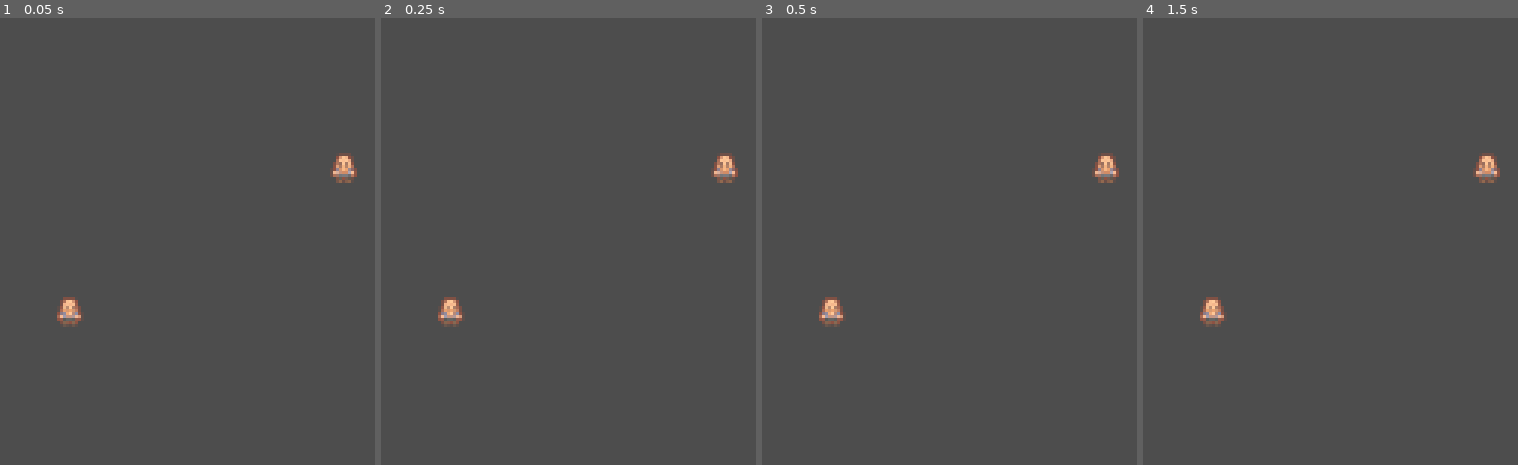
Above: before the commit, frames 1-4 (left to right).
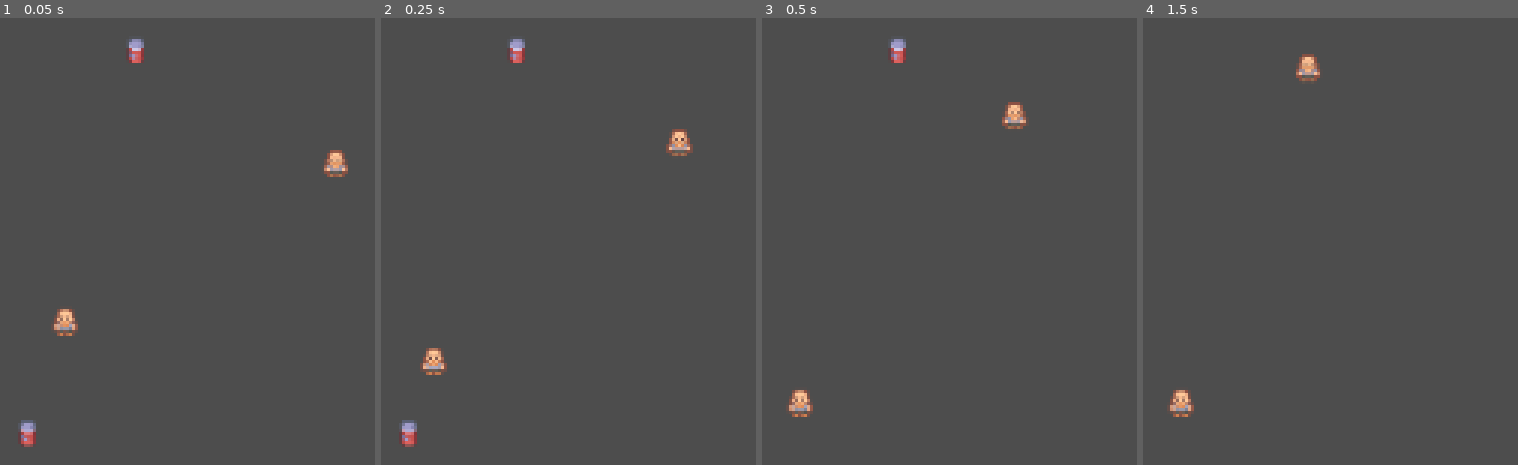
Above: after the commit, the same moments.

Repository: rundoom/Upraiser
Game: Godot game, scene res://world/world.tscn
The game is run twice, just before and just after one commit, with the same random seed, the same clock (stepped at 60 frames per second) and the same inputs.
Inputs:
- Up to frame 1 (0.05 s): no input
- Up to frame 2 (0.25 s): no input
- Up to frame 3 (0.5 s): no input
- Up to frame 4 (1.5 s): tap Enter at 1.25 s

The runs differ from the first frame. In frame 1, 1.4% of the frame differs, in the area x 5-96%, y 4-96%; in frame 2, 1.7%; in frame 3, 1.5%; in frame 4, 1.3%.

Commit message:
Food dissolve

Diff:
--- a/creature/npc/npc.gd
+++ b/creature/npc/npc.gd
@@ -2,15 +2,54 @@
 class_name NPC
 
 
-@export var SPEED := 300
+@export var SPEED := 100
 
 @export var MAX_ENERGY := 300
 @export var energy := MAX_ENERGY
 @export var energy_consume_idle := 1
 
-@export var MAX_FOOD := 300
-@export var food := MAX_FOOD
+@export var MAX_FOOD := 30
+@export var food :Array[Food] = []
+
+@onready var space_state = get_world_2d().direct_space_state
+
+var move_to: Node2D
+
+
+func _physics_process(delta: float) -> void:
+	move_and_slide()
 
 
 func energy_consume() -> void:
 	energy -= energy_consume_idle
+	for it in food:
+		it.volume -= it.dissolve_tick
+		if it.volume <= 0:
+			food.erase(it)
+			it.queue_free()
+		energy += it.dissolve_rate * it.dissolve_tick
+
+
+
+func check_needs() -> void:
+#	if food < MAX_FOOD / 2:
+		var parameters = PhysicsShapeQueryParameters2D.new()
+		parameters.shape = $Detector/CollisionShape2D.shape
+		parameters.transform = Transform2D(0, global_position)
+		parameters.collision_mask = 2
+
+		var intersects = space_state.intersect_shape(parameters)
+
+		move_to = null
+
+		for food_target in intersects.filter(func(it): return it.collider.is_in_group("edable")):
+			if move_to == null or global_position.distance_to(food_target.collider.global_position) < global_position.distance_to(move_to.global_position):
+				move_to = food_target.collider
+				velocity = global_position.direction_to(food_target.collider.global_position) * SPEED
+
+
+func _on_picker_body_entered(body: Node2D) -> void:
+	if body == move_to:
+		food.append(body)
+		body.get_parent().remove_child(body)
+		velocity = Vector2.ZERO
--- a/creature/npc/npc.tscn
+++ b/creature/npc/npc.tscn
@@ -117,6 +117,11 @@
 "speed": 5.0
 }]
 
+[sub_resource type="CircleShape2D" id="CircleShape2D_xxuf8"]
+radius = 292.062
+
+[sub_resource type="CircleShape2D" id="CircleShape2D_i6oj1"]
+
 [node name="NPC" type="CharacterBody2D" groups=["$energy_consume"]]
 motion_mode = 1
 script = ExtResource("1_im2i3")
@@ -129,4 +134,20 @@
 position = Vector2(0, -1)
 sprite_frames = SubResource("SpriteFrames_d8fct")
 animation = &"down_m"
-frame_progress = 0.151941
+
+[node name="Detector" type="Area2D" parent="."]
+
+[node name="CollisionShape2D" type="CollisionShape2D" parent="Detector"]
+shape = SubResource("CircleShape2D_xxuf8")
+disabled = true
+debug_color = Color(0, 0.6, 0.701961, 0.164706)
+
+[node name="Picker" type="Area2D" parent="."]
+collision_layer = 0
+collision_mask = 2
+
+[node name="CollisionShape2D" type="CollisionShape2D" parent="Picker"]
+shape = SubResource("CircleShape2D_i6oj1")
+
+[connection signal="ready" from="." to="." method="check_needs"]
+[connection signal="body_entered" from="Picker" to="." method="_on_picker_body_entered"]
--- a/loot/food.tscn
+++ b/loot/food.tscn
@@ -3,7 +3,8 @@
 [ext_resource type="PackedScene" uid="uid://bxabhkl415s3r" path="res://loot/loot.tscn" id="1_8ttbb"]
 [ext_resource type="Script" path="res://Loot.gd" id="2_ddp77"]
 
-[node name="Food" instance=ExtResource("1_8ttbb")]
+[node name="Food" groups=["edable"] instance=ExtResource("1_8ttbb")]
 script = ExtResource("2_ddp77")
 dissolve_tick = 1
 dissolve_rate = 1
+volume = 10
--- a/loot/loot.gd
+++ b/loot/loot.gd
@@ -2,5 +2,9 @@
 class_name Loot
 
 
-@export var volume := 1
+@export var volume := 1:
+	set(val):
+		volume = val
+		if volume <= 0: queue_free()
+
 @export var item_name := "untitled_item"
--- a/loot/loot.tscn
+++ b/loot/loot.tscn
@@ -1,13 +1,23 @@
-[gd_scene load_steps=3 format=3 uid="uid://bxabhkl415s3r"]
+[gd_scene load_steps=4 format=3 uid="uid://bxabhkl415s3r"]
 
 [ext_resource type="Script" path="res://loot/loot.gd" id="1_dl46c"]
+[ext_resource type="Texture2D" uid="uid://cncuw7neav4lr" path="res://general/tilemap.png" id="2_ldso7"]
 
 [sub_resource type="CircleShape2D" id="CircleShape2D_0xm61"]
+radius = 7.0
 
 [node name="Loot" type="StaticBody2D"]
+collision_layer = 2
+collision_mask = 0
 script = ExtResource("1_dl46c")
 
 [node name="CollisionShape2D" type="CollisionShape2D" parent="."]
 shape = SubResource("CircleShape2D_0xm61")
+debug_color = Color(0.733333, 0.6, 0.701961, 0.0470588)
 
 [node name="Sprite2D" type="Sprite2D" parent="."]
+texture_filter = 1
+position = Vector2(0, -1)
+texture = ExtResource("2_ldso7")
+region_enabled = true
+region_rect = Rect2(153, 153, 16, 16)
--- a/project.godot
+++ b/project.godot
@@ -13,3 +13,7 @@
 config/name="Upraiser"
 run/main_scene="res://world/world.tscn"
 config/features=PackedStringArray("4.1", "Forward Plus")
+
+[layer_names]
+
+2d_physics/layer_2="loot"
--- a/world/world.tscn
+++ b/world/world.tscn
@@ -1,7 +1,8 @@
-[gd_scene load_steps=3 format=3 uid="uid://ddioxuyjm5vbt"]
+[gd_scene load_steps=4 format=3 uid="uid://ddioxuyjm5vbt"]
 
 [ext_resource type="PackedScene" uid="uid://bic2gwruiruji" path="res://creature/npc_manager.tscn" id="1_k7wb5"]
 [ext_resource type="PackedScene" uid="uid://cqwsdxnbwchf4" path="res://creature/npc/npc.tscn" id="2_rj64e"]
+[ext_resource type="PackedScene" uid="uid://cu8hvlvwa1ila" path="res://loot/food.tscn" id="3_hv7id"]
 
 [node name="World" type="TileMap"]
 format = 2
@@ -13,3 +14,9 @@
 
 [node name="NPC2" parent="." instance=ExtResource("2_rj64e")]
 position = Vector2(241, 233)
+
+[node name="Food" parent="." instance=ExtResource("3_hv7id")]
+position = Vector2(221, 292)
+
+[node name="Food2" parent="." instance=ExtResource("3_hv7id")]
+position = Vector2(273.356, 107.638)
Not shown: 1 places in creature/npc/npc.tscn that only renumber resources
